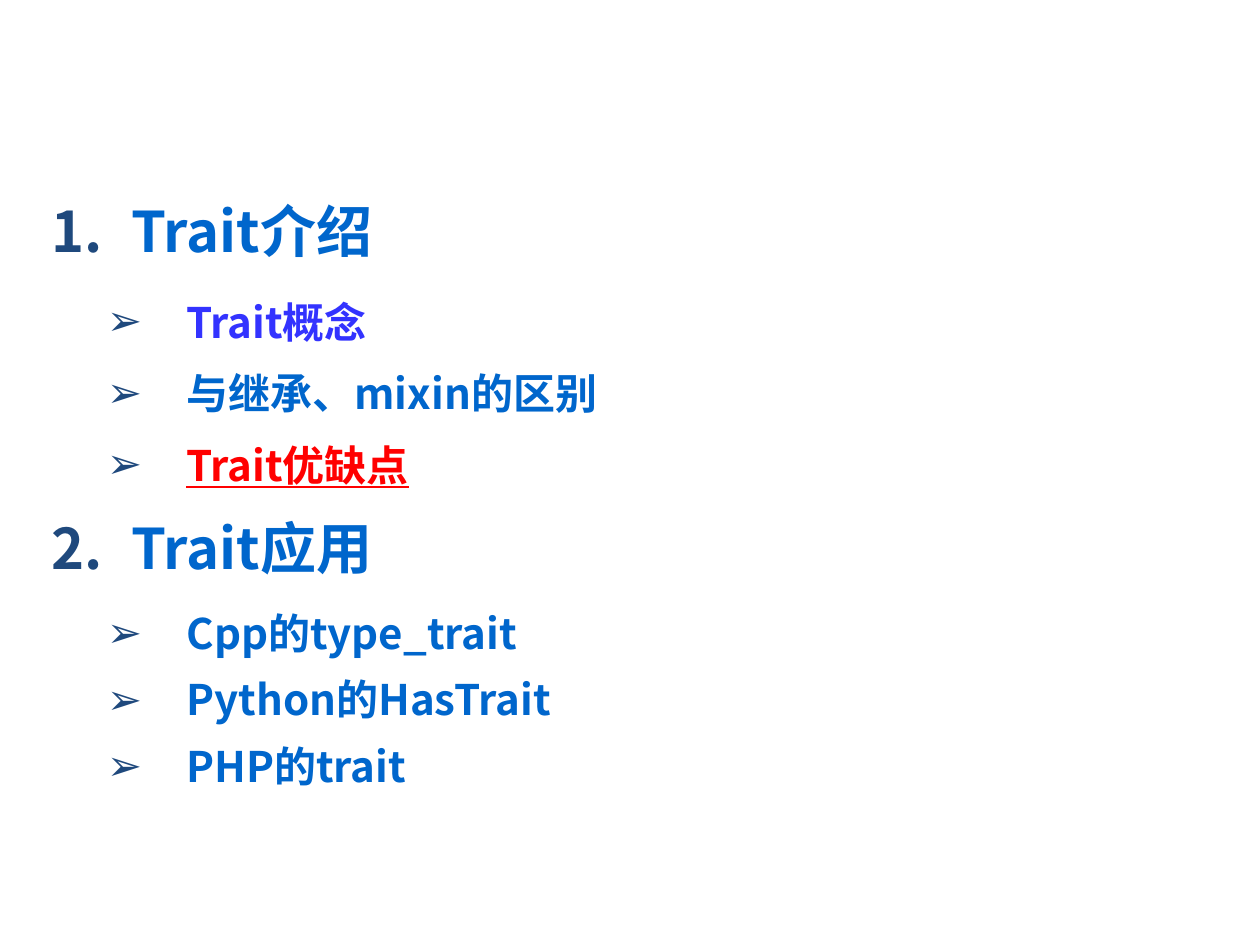
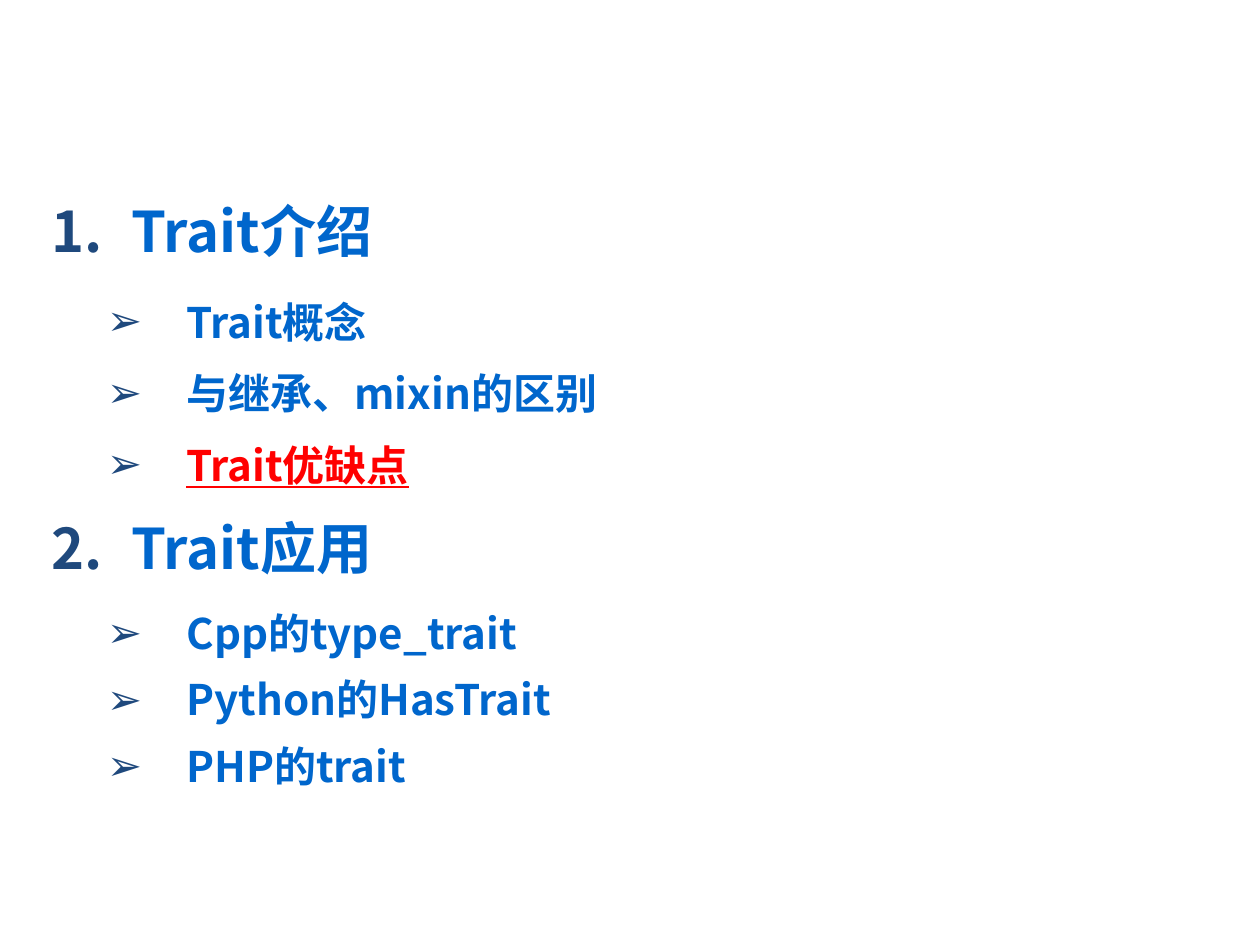
Before and after one commit to 2017-CompilerH-a3/Teamwork-Traits, a slide deck: slide 11 of trait.ppt. Drawn at 1260x945 pixels with LibreOffice and Linux fonts; fonts in the diff are those of the drawing; background and template pictures are left out. Boxes give left, top, right and bottom in pixels: in the first picture for what was removed or moved away, otherwise in the second. Text is boxed around its words. In the diff, an @@ line names an element or a change of style, - is before the commit and + after.

```diff
--- a/trait.ppt
+++ b/trait.ppt
@@ text at (186, 301, 366, 342): text colour #3333FF to #0066CC in "Trait概念" @@
```
Also in this commit, not shown: 3 other slides changed.
